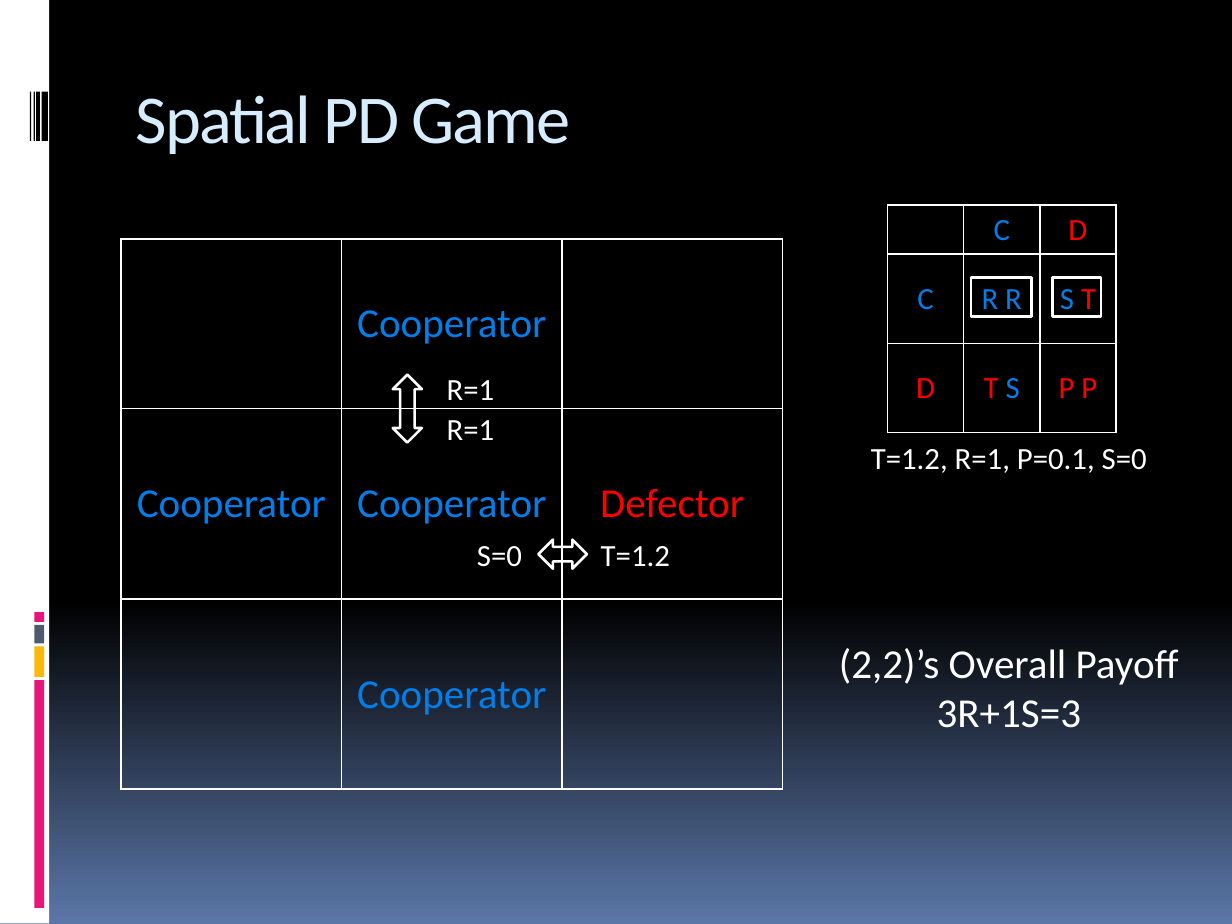
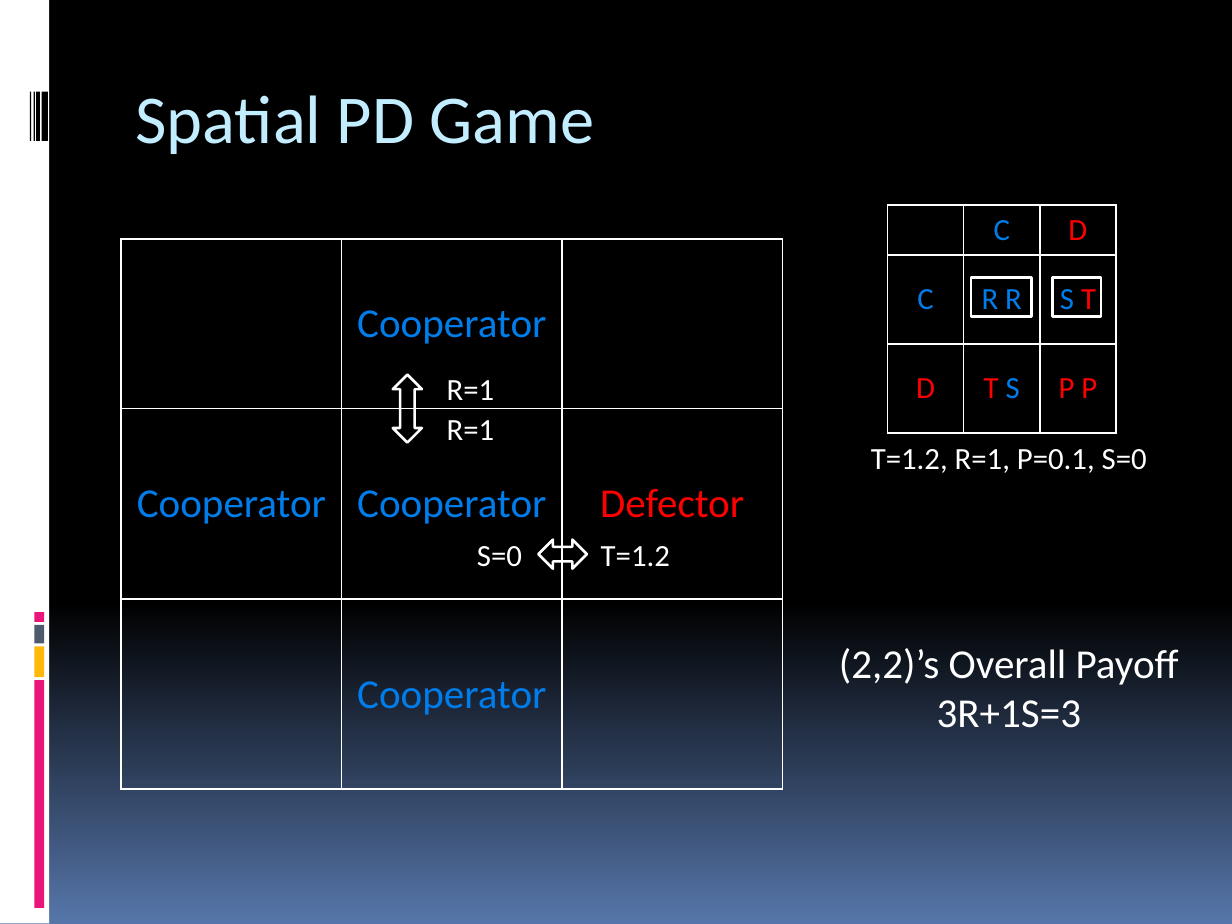
Before and after one commit to pec0ra/cooperation, a slide deck: slide 3 of presentation/presentation.pptx. Drawn at 1232x924 pixels with LibreOffice and Linux fonts; fonts in the diff are those of the drawing. Boxes give left, top, right and bottom in pixels: in the first picture for what was removed or moved away, otherwise in the second. Text is boxed around its words. In the diff, an @@ line names an element or a change of style, - is before the commit and + after.

Commit message:
final presentation

```diff
--- a/presentation/presentation.pptx
+++ b/presentation/presentation.pptx
@@ background gradient #000000 to #5B77A8 to gradient #000000 to #5676AA @@
@@ title "Spatial PD Game" at (x1=136, y1=95, x2=595, y2=154): text colour #D6ECFF to #C1EDFF, letter spacing -1 to 0 pt @@
```
Also in this commit, not shown: 12 other slides changed, 5 slides added, 3 slides removed.
